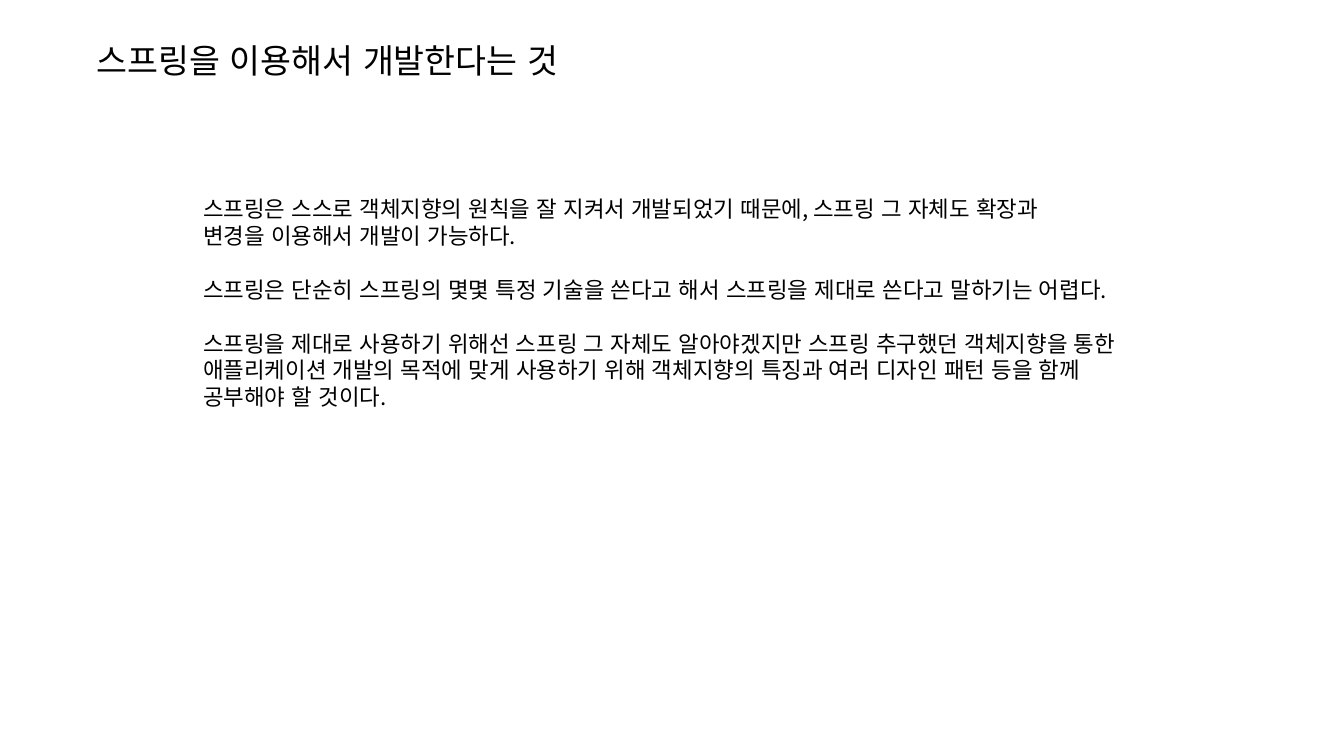
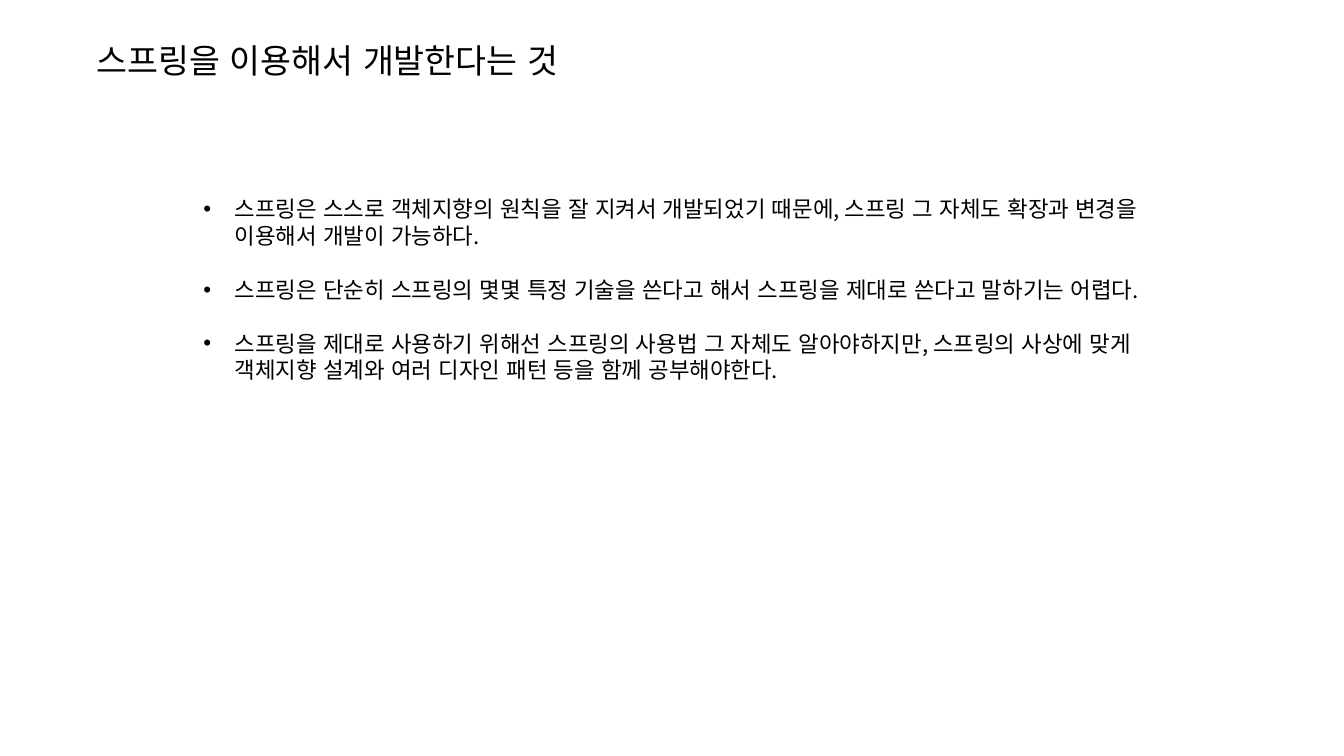
Before and after one commit to joonYK/study-boot-rest, a slide deck: slide 10 of SpringBoot Rest API.pptx. Drawn at 1344x756 pixels with LibreOffice and Linux fonts; fonts in the diff are those of the drawing. Boxes give left, top, right and bottom in pixels: in the first picture for what was removed or moved away, otherwise in the second. Text is boxed around its words. In the diff, an @@ line names an element or a change of style, - is before the commit and + after.

```diff
--- a/SpringBoot Rest API.pptx
+++ b/SpringBoot Rest API.pptx
@@ text at box(235, 198, 1137, 246): text changed @@
-스프링은 스스로 객체지향의 원칙을 잘 지켜서 개발되었기 때문에, 스프링 그 자체도 확장과
-변경을 이용해서 개발이 가능하다.
+• 스프링은 스스로 객체지향의 원칙을 잘 지켜서 개발되었기 때문에, 스프링 그 자체도 확장과 변경을 이용해서 개발이 가능하다.
@@ text at box(235, 279, 1138, 300): bullet none to • @@
@@ text at box(235, 333, 1131, 380): text changed @@
-스프링을 제대로 사용하기 위해선 스프링 그 자체도 알아야겠지만 스프링 추구했던 객체지향을 통한 애플리케이션 개발의 목적에 맞게 사용하기 위해 객체지향의 특징과 여러 디자인 패턴 등을 함께 공부해야 할 것이다.
+• 스프링을 제대로 사용하기 위해선 스프링의 사용법 그 자체도 알아야하지만, 스프링의 사상에 맞게 객체지향 설계와 여러 디자인 패턴 등을 함께 공부해야한다.
```
Also in this commit, not shown: 15 other slides changed.
